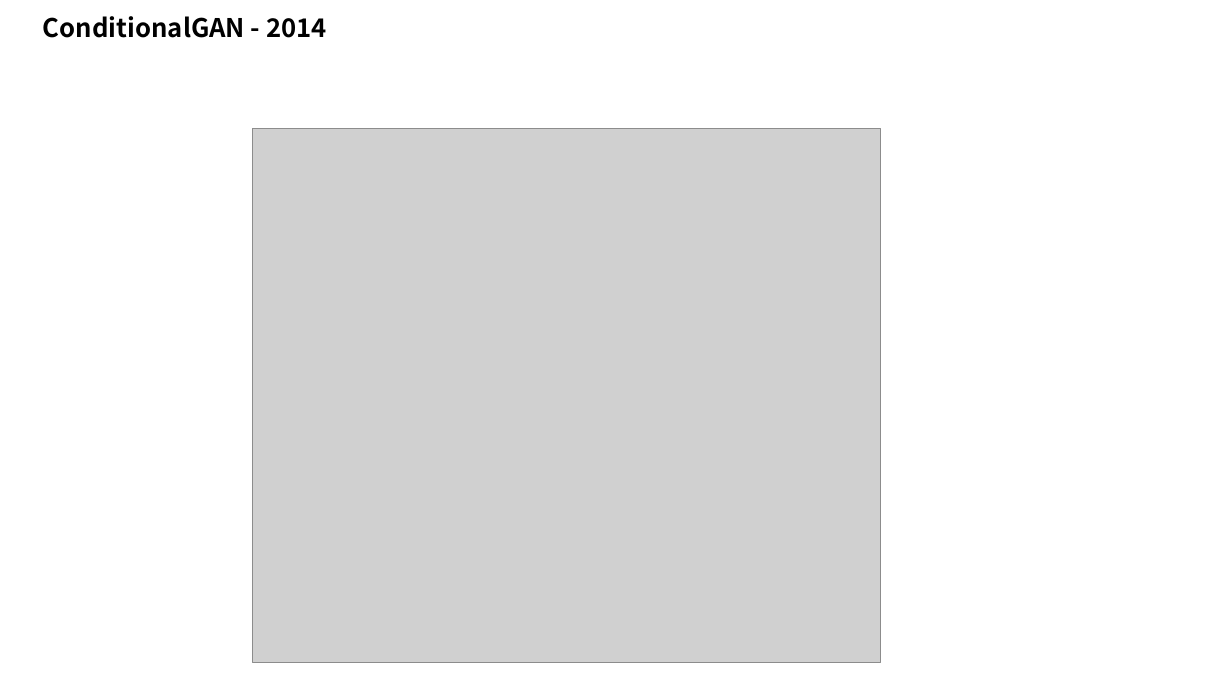
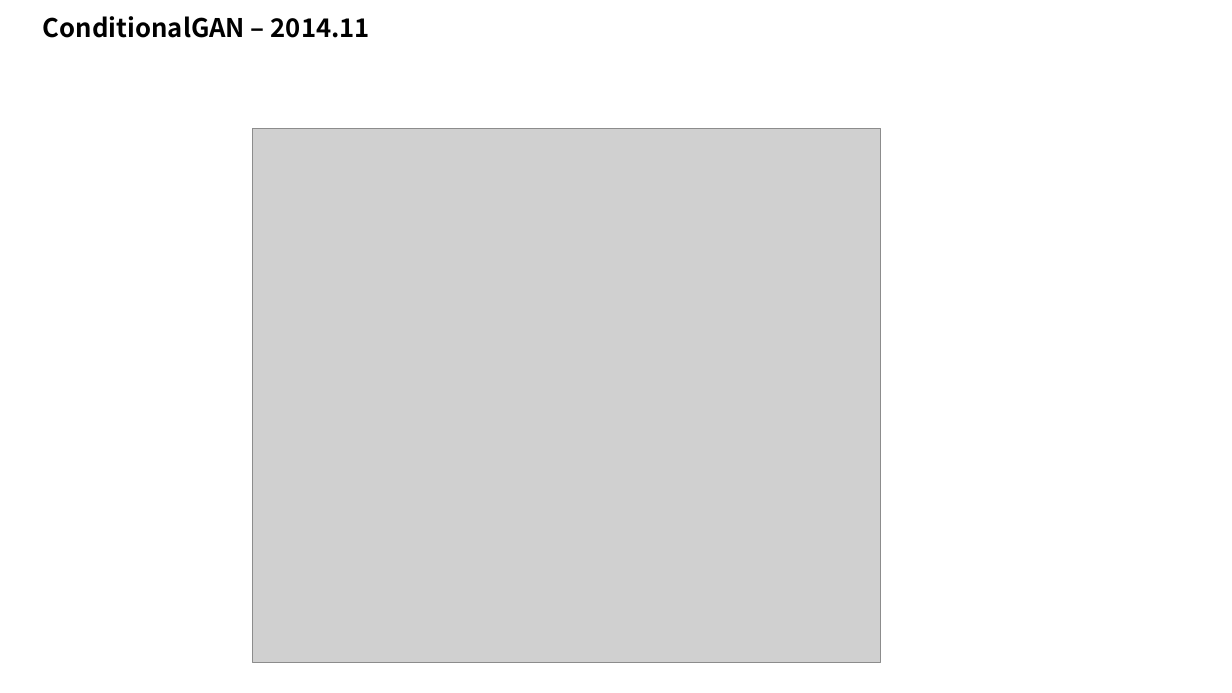
Before and after one commit to taylorguo/GAN_Understanding_Practicing, a slide deck: slide 6 of GAN_Understanding/GANunderstanding.pptx. Drawn at 1232x693 pixels with LibreOffice and Linux fonts; fonts in the diff are those of the drawing; grey boxes stand for pictures. Boxes give left, top, right and bottom in pixels: in the first picture for what was removed or moved away, otherwise in the second. Text is boxed around its words. In the diff, an @@ line names an element or a change of style, - is before the commit and + after.

```diff
--- a/GAN_Understanding/GANunderstanding.pptx
+++ b/GAN_Understanding/GANunderstanding.pptx
@@ text at [43,16,370,38]: text changed @@
-ConditionalGAN - 2014
+ConditionalGAN – 2014.11
```
Also in this commit, not shown: 9 other slides changed, 4 other files.
